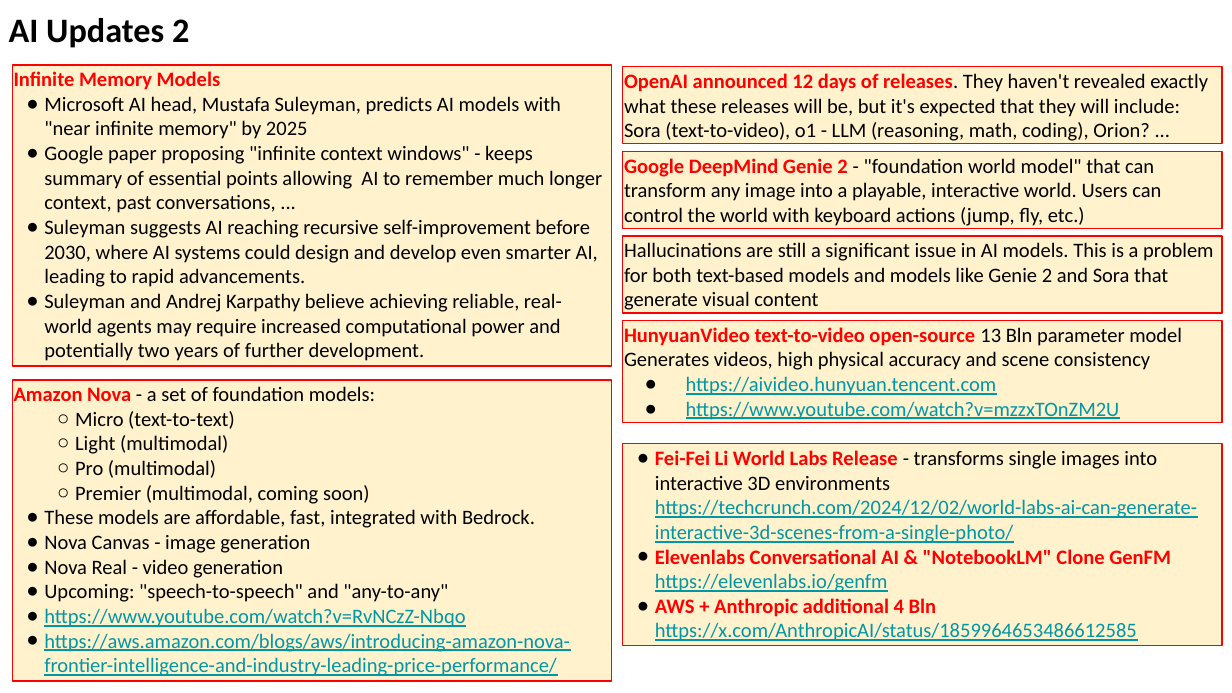
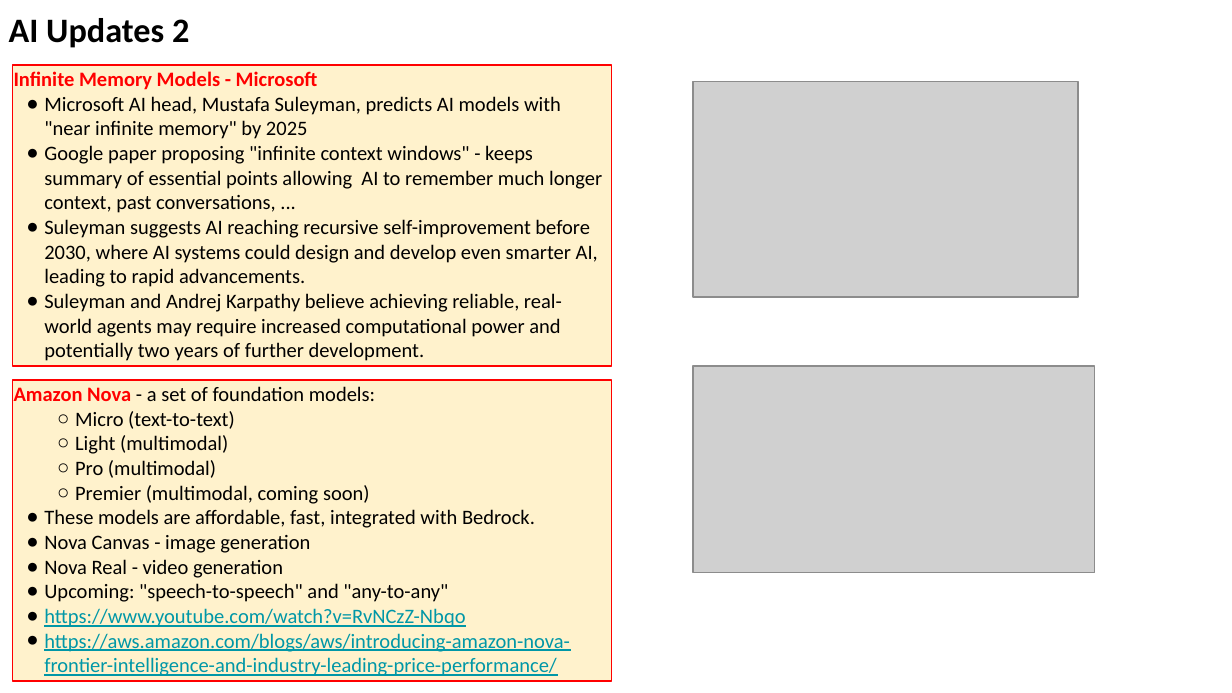
Before and after one commit to lselector/seminar, a slide deck: slide 12 of 2024/2024-12-06-AI-Updates.pptx (slide 10 before the commit). Drawn at 1232x693 pixels with LibreOffice and Linux fonts; fonts in the diff are those of the drawing; grey boxes stand for pictures. Boxes give left, top, right and bottom in pixels: in the first picture for what was removed or moved away, otherwise in the second. Text is boxed around its words. In the diff, an @@ line names an element or a change of style, - is before the commit and + after.

Commit message:
update

```diff
--- a/2024/2024-12-06-AI-Updates.pptx
+++ b/2024/2024-12-06-AI-Updates.pptx
@@ text in rectangle at [14,71,318,90]: text changed @@
-Infinite Memory Models
+Infinite Memory Models - Microsoft
@@ rectangle removed at [623,67,1222,144] @@
-OpenAI announced 12 days of releases. They haven't revealed exactly what these releases will be, but it's expected that they will include: Sora (text-to-video), o1 - LLM (reasoning, math, coding), Orion? ...
@@ picture added at [692,81,1077,297] @@
@@ rectangle removed at [623,152,1222,229] @@
-Google DeepMind Genie 2 - "foundation world model" that can transform any image into a playable, interactive world. Users can control the world with keyboard actions (jump, fly, etc.)
@@ rectangle removed at [623,237,1222,314] @@
-Hallucinations are still a significant issue in AI models. This is a problem for both text-based models and models like Genie 2 and Sora that generate visual content
@@ rectangle removed at [623,320,1222,423] @@
-HunyuanVideo text-to-video open-source 13 Bln parameter model
-Generates videos, high physical accuracy and scene consistency
-● https://aivideo.hunyuan.tencent.com
-● https://www.youtube.com/watch?v=mzzxTOnZM2U
@@ picture added at [692,366,1094,573] @@
@@ rectangle removed at [623,444,1222,646] @@
-● Fei-Fei Li World Labs Release - transforms single images into interactive 3D environments
-  https://techcrunch.com/2024/12/02/world-labs-ai-can-generate-interactive-3d-scenes-from-a-single-photo/
-● Elevenlabs Conversational AI & "NotebookLM" Clone GenFM
-  https://elevenlabs.io/genfm
-● AWS + Anthropic additional 4 Bln
-  https://x.com/AnthropicAI/status/1859964653486612585
```
Also in this commit, not shown: 6 other slides changed, 4 slides added.
